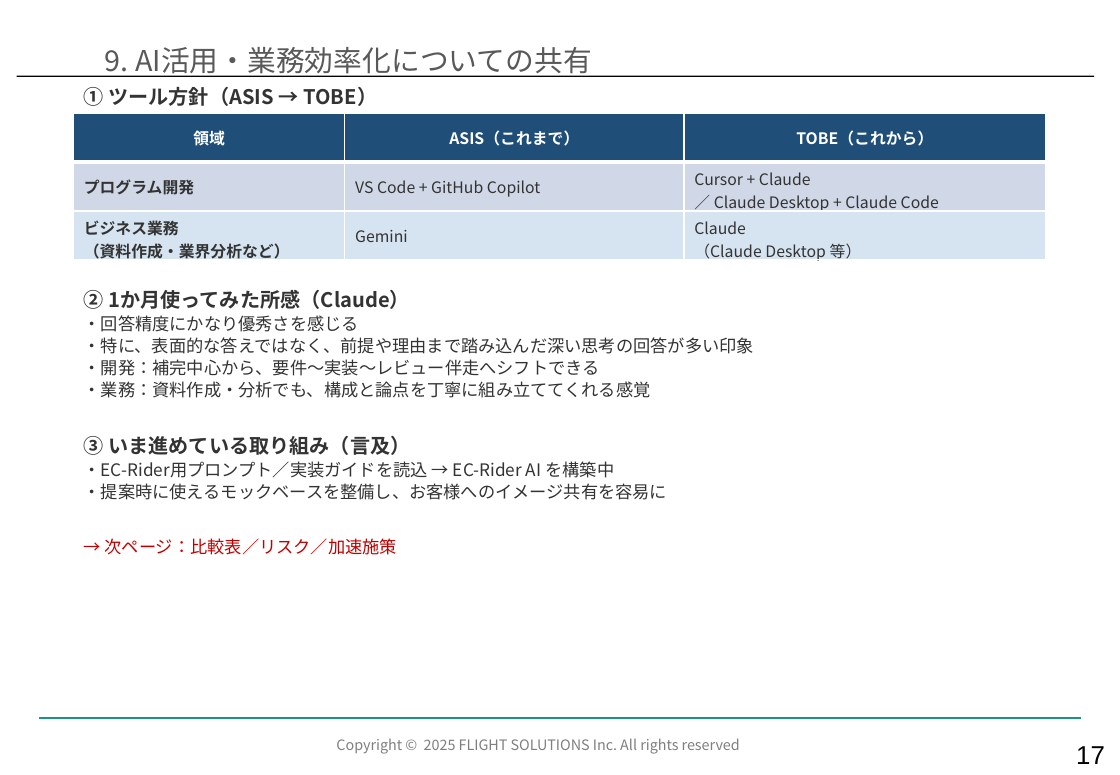
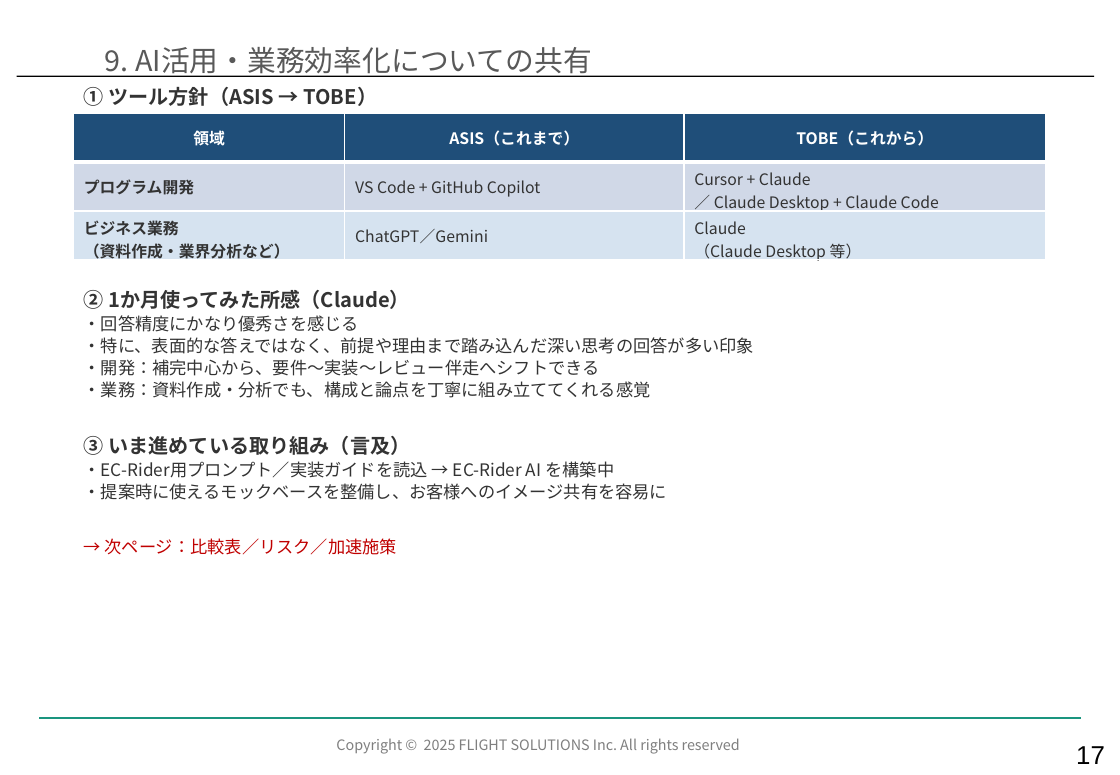
Before and after one commit to kozonoflight/git_tutorial, a slide deck: slide 18 of docs/【EC】ECサービス部_2026年7月度部会_Ver1.1.pptx. Drawn at 1120x775 pixels with LibreOffice and Linux fonts; fonts in the diff are those of the drawing; background and template pictures are left out. Boxes give left, top, right and bottom in pixels: in the first picture for what was removed or moved away, otherwise in the second. Text is boxed around its words. In the diff, an @@ line names an element or a change of style, - is before the commit and + after.

```diff
--- a/docs/【EC】ECサービス部_2026年7月度部会_Ver1.1.pptx
+++ b/docs/【EC】ECサービス部_2026年7月度部会_Ver1.1.pptx
@@ table at [73, 113, 1046, 266] @@
-row 3, column 2: Gemini
+row 3, column 2: ChatGPT／Gemini
```
